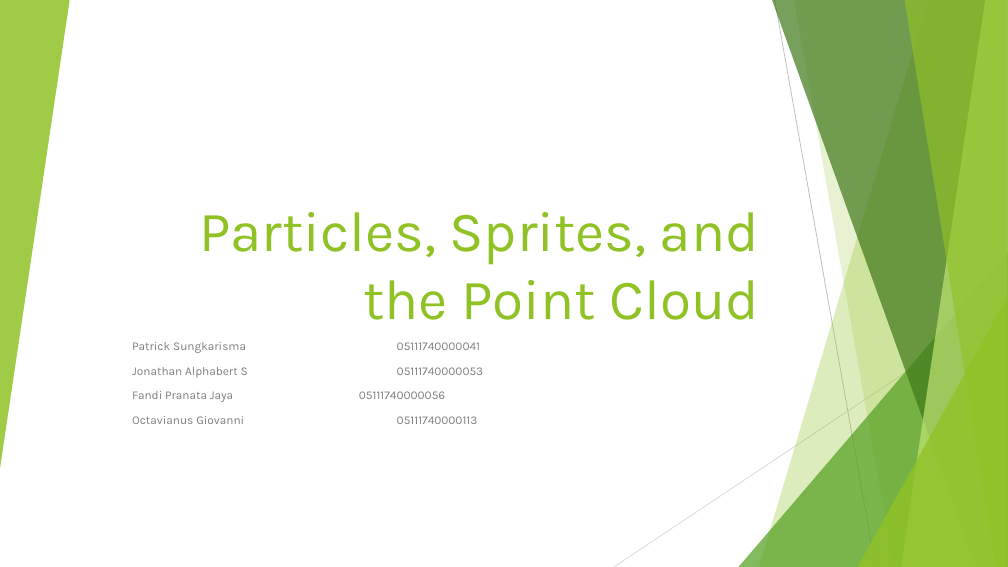
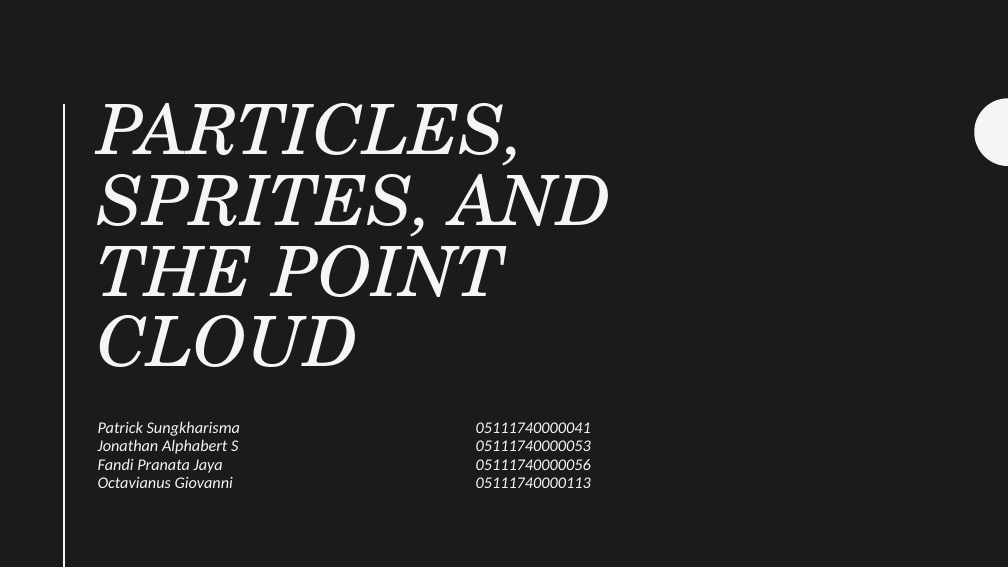
Before and after one commit to grafkom-d-if-its-2019/threejs-presentation-yolo, a slide deck: slide 1 of presentation/Particles, Sprites, and the Point Cloud.pptx. Drawn at 1008x567 pixels with LibreOffice and Linux fonts; fonts in the diff are those of the drawing. Boxes give left, top, right and bottom in pixels: in the first picture for what was removed or moved away, otherwise in the second. Text is boxed around its words. In the diff, an @@ line names an element or a change of style, - is before the commit and + after.

Commit message:
ppt updated (texture particle)

```diff
--- a/presentation/Particles, Sprites, and the Point Cloud.pptx
+++ b/presentation/Particles, Sprites, and the Point Cloud.pptx
@@ background #FFFFFF to #1D1A1D @@
@@ group removed at (0, 0, 1008, 567): 5 freeform shapes, 3 triangles, 2 lines @@
@@ line added from (64, 104) to (64, 567), #F5F5F5 2 pt @@
@@ title "PARTICLES, SPRITES, AND THE POINT ..." at (98, 103, 611, 367): vertical alignment bottom to top @@
@@ title at (98, 103, 611, 367): text changed; size 54 to 66 pt; font Karla to TeX Gyre Schola; text colour #90C226 to #F5F5F5; italic on @@
-Particles, Sprites, and the Point Cloud
+PARTICLES, SPRITES, AND THE POINT CLOUD
@@ freeform shape added at (975, 98, 1008, 166), fill #F5F5F5 @@
@@ subtitle "Patrick Sungkharisma 05111740000041": place and size @@
-subtitle "Patrick Sungkharisma 05111740000041" at (132, 342, 483, 424)
+subtitle "Patrick Sungkharisma 05111740000041" at (98, 421, 591, 488)
@@ subtitle at (98, 421, 240, 436): text changed; size 11.2 to 15.5 pt; font Karla to Calibri; text colour #808080 to #F5F5F5; italic on @@
-Patrick Sungkarisma 05111740000041
+Patrick Sungkharisma 05111740000041
@@ subtitle at (98, 439, 591, 488): size 11.2 to 15.5 pt, font Karla to Calibri, text colour #808080 to #F5F5F5, italic on in "Jonathan Alphabert S 05111740000053", "Fandi Pranata Jaya 05111740000056", "Octavianus Giovanni 05111740000113"; line spacing 1 to 0.94; less space between paragraphs @@
```
Also in this commit, not shown: 2 other slides changed, 4 slides added, 1 other file.
